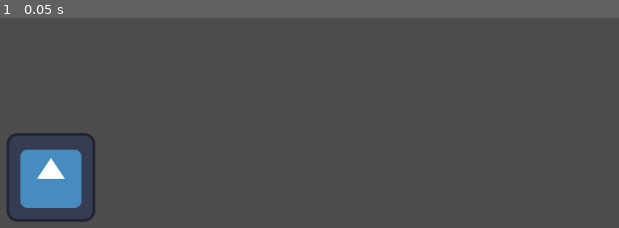
Above: before the commit, frame 1.
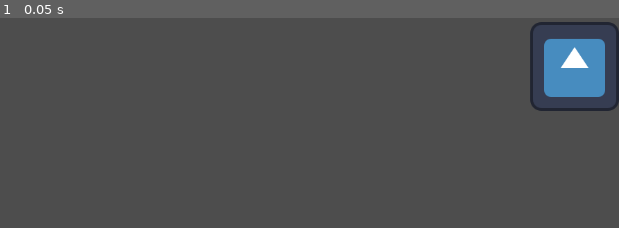
Above: after the commit, the same moment.

Repository: Akhayut/The_Light_Within_The_Dark
Game: Godot game, scene res://scenes/testScenes/test_map.tscn
Two runs of this game, one before a commit and one after it. Both use one fixed random seed, a clock stepped at 60 frames per second and the inputs below. The project has no main scene, so this scene is started directly. The engine's default icon, where the game draws it, is replaced by a stand-in: a white triangle on a blue panel in a dark square.
Inputs:
- Up to frame 1 (0.05 s): no input

The runs differ from the first frame. In frame 1, 7.0% of the frame differs, in the area x 1-100%, y 1-98%.

Commit message:
Update test_map.tscn

Diff:
--- a/the-light-within-the-dark/scenes/testScenes/test_map.tscn
+++ b/the-light-within-the-dark/scenes/testScenes/test_map.tscn
@@ -5,5 +5,5 @@
 [node name="test map" type="Node2D"]
 
 [node name="Icon" type="Sprite2D" parent="."]
-position = Vector2(333, 230)
+position = Vector2(1088, 70)
 texture = ExtResource("1_w56fm")
